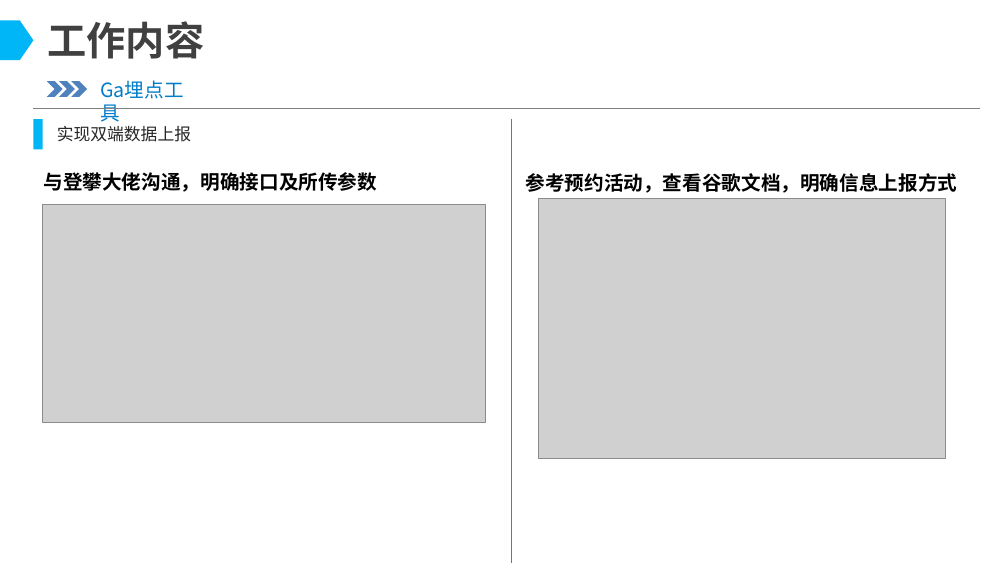
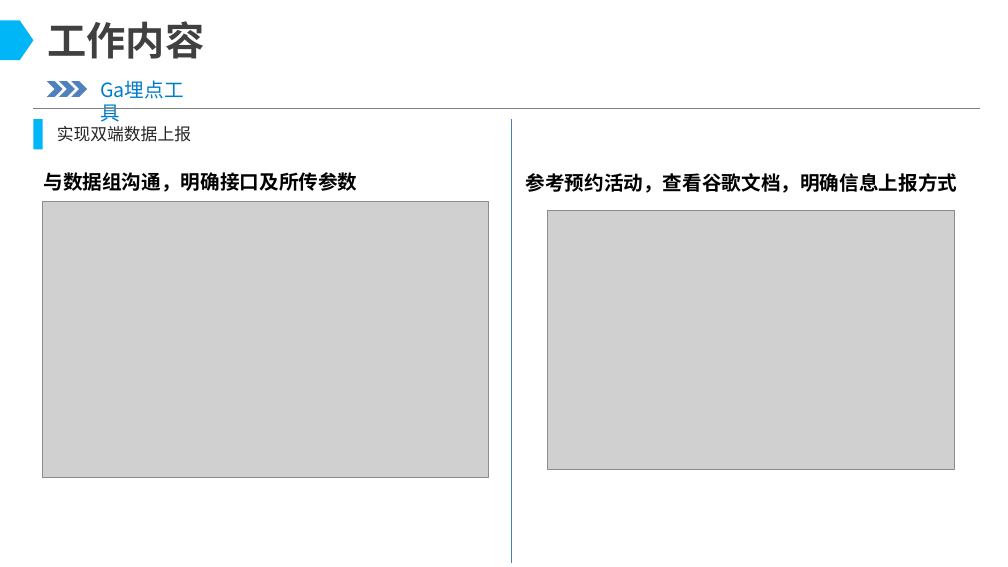
Before and after one commit to illusionGD/test, a slide deck: slide 11 of 谭锦德-2022年终述职报告-最终版.pptx. Drawn at 1008x567 pixels with LibreOffice and Linux fonts; fonts in the diff are those of the drawing; grey boxes stand for pictures; background and template pictures are left out. Boxes give left, top, right and bottom in pixels: in the first picture for what was removed or moved away, otherwise in the second. Text is boxed around its words. In the diff, an @@ line names an element or a change of style, - is before the commit and + after.

```diff
--- a/谭锦德-2022年终述职报告-最终版.pptx
+++ b/谭锦德-2022年终述职报告-最终版.pptx
@@ text at <box>43,172,357,192</box>: text changed @@
-与登攀大佬沟通，明确接口及所传参数
+与数据组沟通，明确接口及所传参数
@@ picture: place and size @@
-picture at <box>42,205,486,423</box>
+picture at <box>42,202,488,477</box>
@@ picture: place and size @@
-picture at <box>538,199,946,458</box>
+picture at <box>547,210,955,469</box>
```
Also in this commit, not shown: 3 other slides changed.
